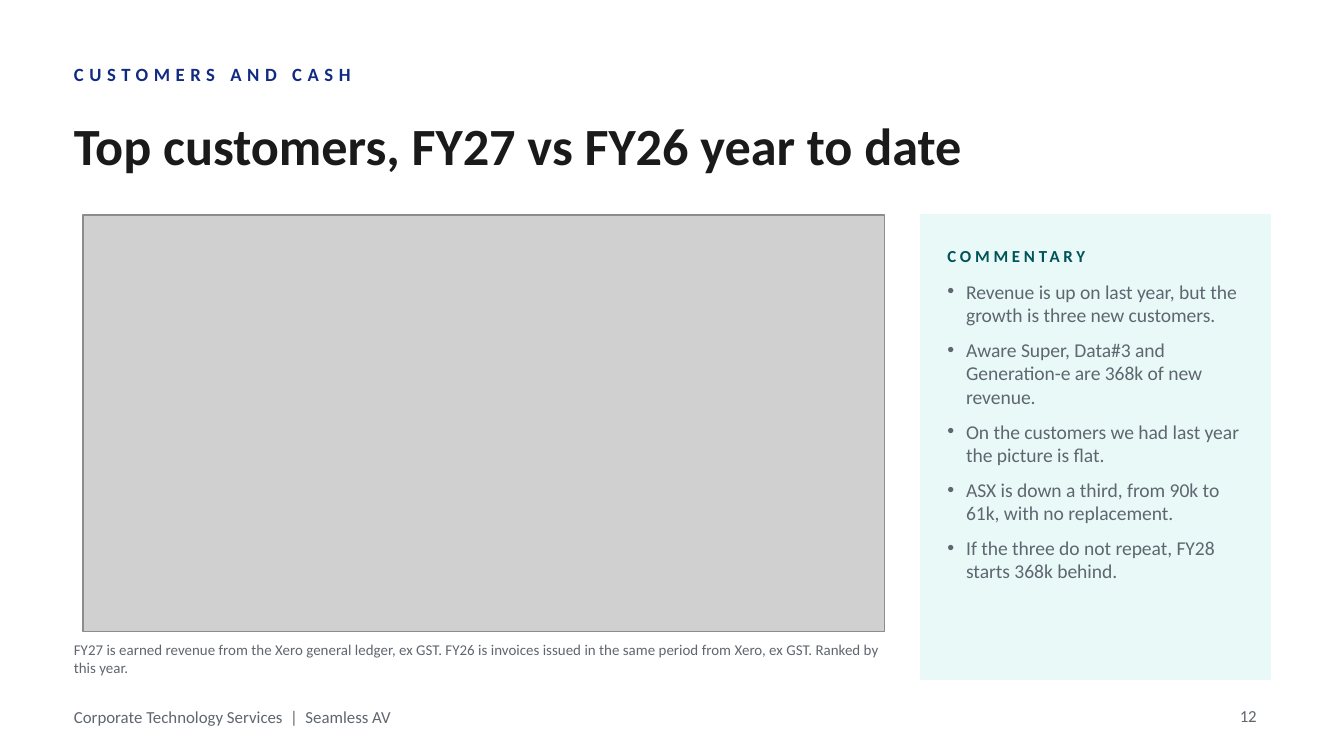
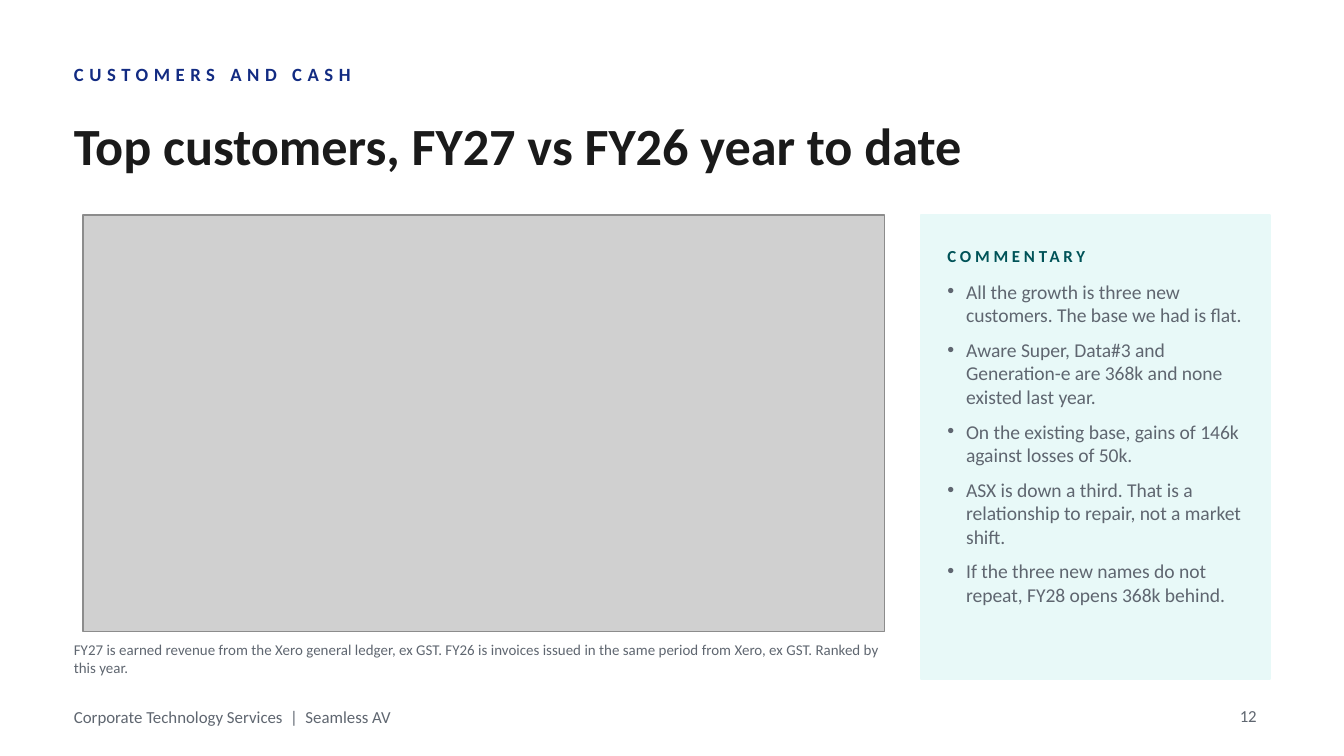
Before and after one commit to WesleyNelson-O33/Claude, a slide deck: slide 12 of deck/CTS Monthly Business Review - September 2026.pptx. Drawn at 1344x756 pixels with LibreOffice and Linux fonts; fonts in the diff are those of the drawing; grey boxes stand for pictures; background and template pictures are left out. Boxes give left, top, right and bottom in pixels: in the first picture for what was removed or moved away, otherwise in the second. Text is boxed around its words. In the diff, an @@ line names an element or a change of style, - is before the commit and + after.

```diff
--- a/deck/CTS Monthly Business Review - September 2026.pptx
+++ b/deck/CTS Monthly Business Review - September 2026.pptx
@@ text at (966,285,1242,605): text changed @@
-• Revenue is up on last year, but the growth is three new customers.
-• Aware Super, Data#3 and Generation-e are 368k of new revenue.
-• On the customers we had last year the picture is flat.
-• ASX is down a third, from 90k to 61k, with no replacement.
-• If the three do not repeat, FY28 starts 368k behind.
+• All the growth is three new customers. The base we had is flat.
+• Aware Super, Data#3 and Generation-e are 368k and none existed last year.
+• On the existing base, gains of 146k against losses of 50k.
+• ASX is down a third. That is a relationship to repair, not a market shift.
+• If the three new names do not repeat, FY28 opens 368k behind.
```
Also in this commit, not shown: 10 other slides changed, 3 other files.
